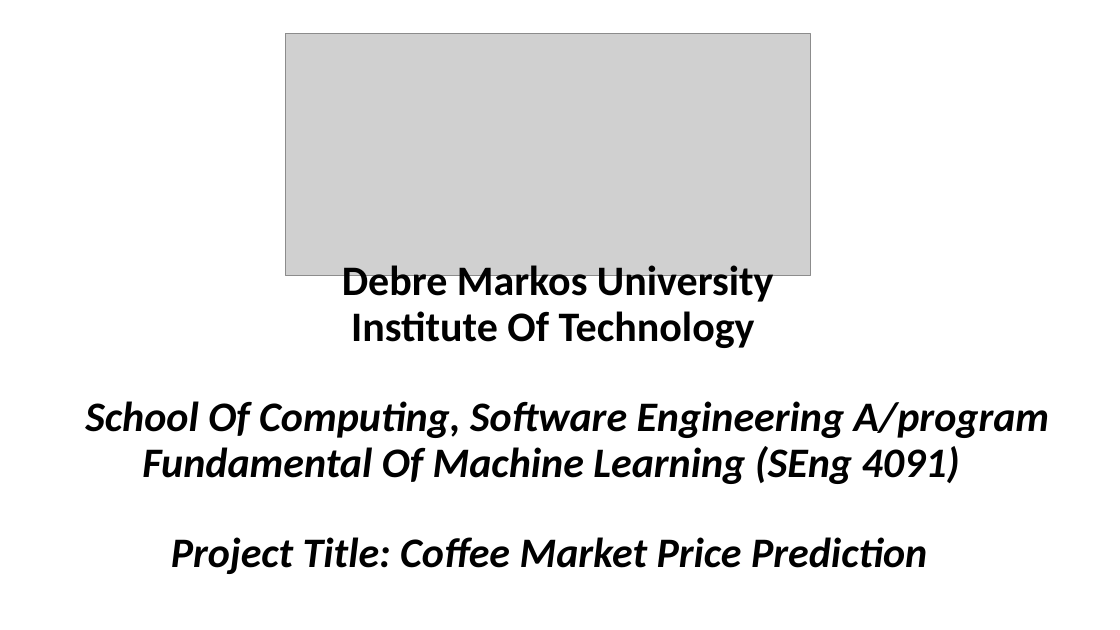
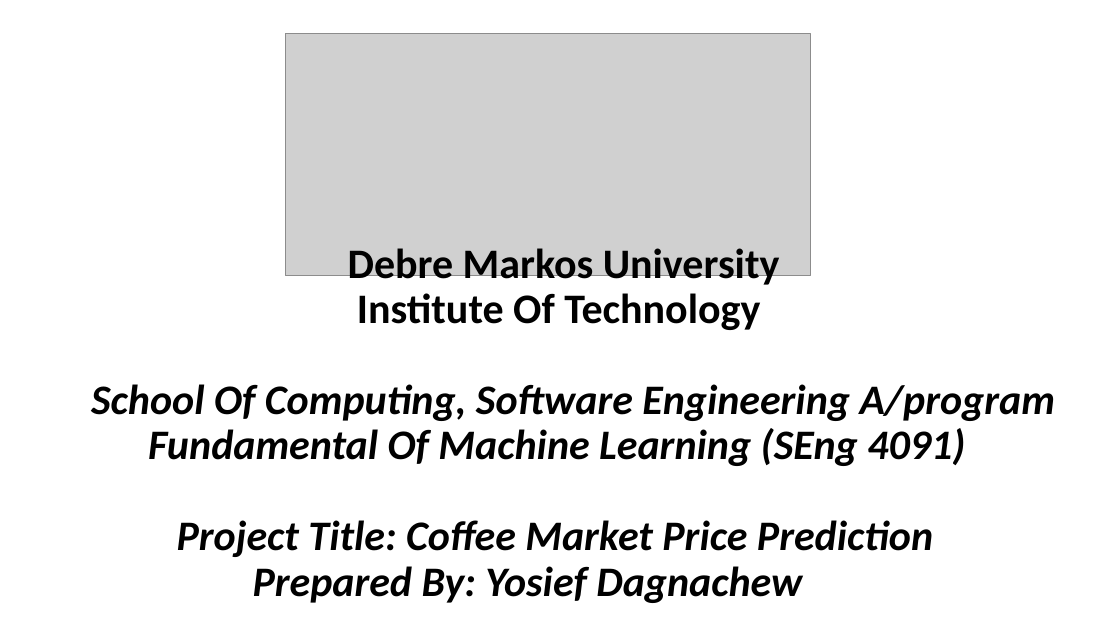
Before and after one commit to yosiefdagnachew/Python-final-project, a slide deck: slide 1 of machine_learning_documentation.pptx. Drawn at 1120x630 pixels with LibreOffice and Linux fonts; fonts in the diff are those of the drawing; grey boxes stand for pictures. Boxes give left, top, right and bottom in pixels: in the first picture for what was removed or moved away, otherwise in the second. Text is boxed around its words. In the diff, an @@ line names an element or a change of style, - is before the commit and + after.

```diff
--- a/machine_learning_documentation.pptx
+++ b/machine_learning_documentation.pptx
@@ title at [91,248,1055,603]: text changed @@
-Debre Markos University
-Institute Of Technology
-School Of Computing, Software Engineering A/program
-Fundamental Of Machine Learning (SEng 4091)
-Project Title: Coffee Market Price Prediction
+Debre Markos University
+Institute Of Technology
+School Of Computing, Software Engineering A/program
+Fundamental Of Machine Learning (SEng 4091)
+Project Title: Coffee Market Price Prediction
+Prepared By: Yosief Dagnachew
```
